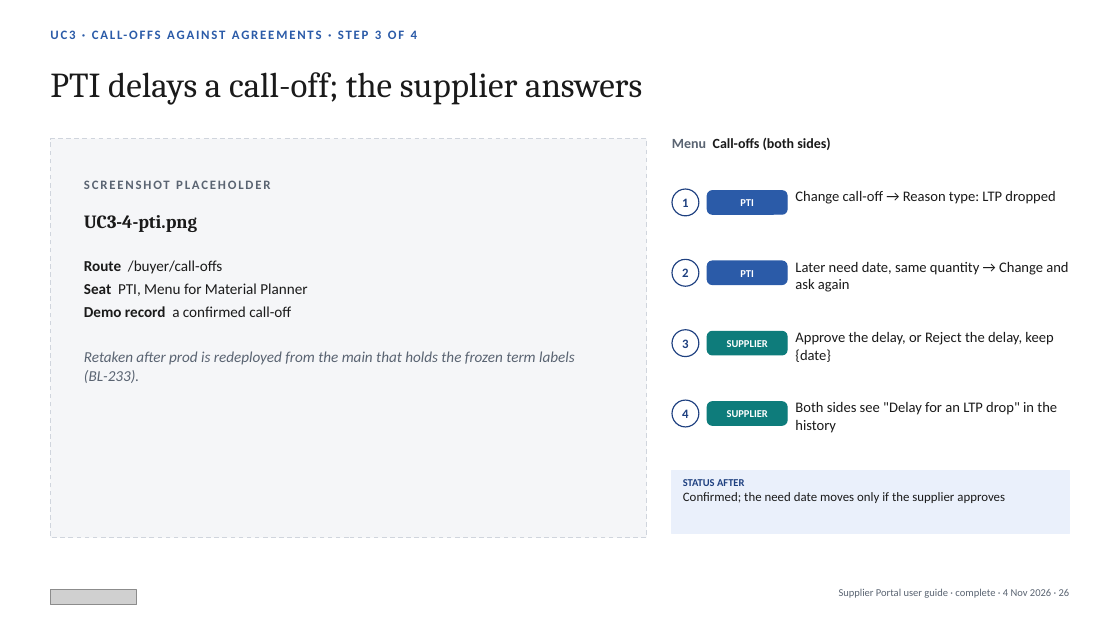
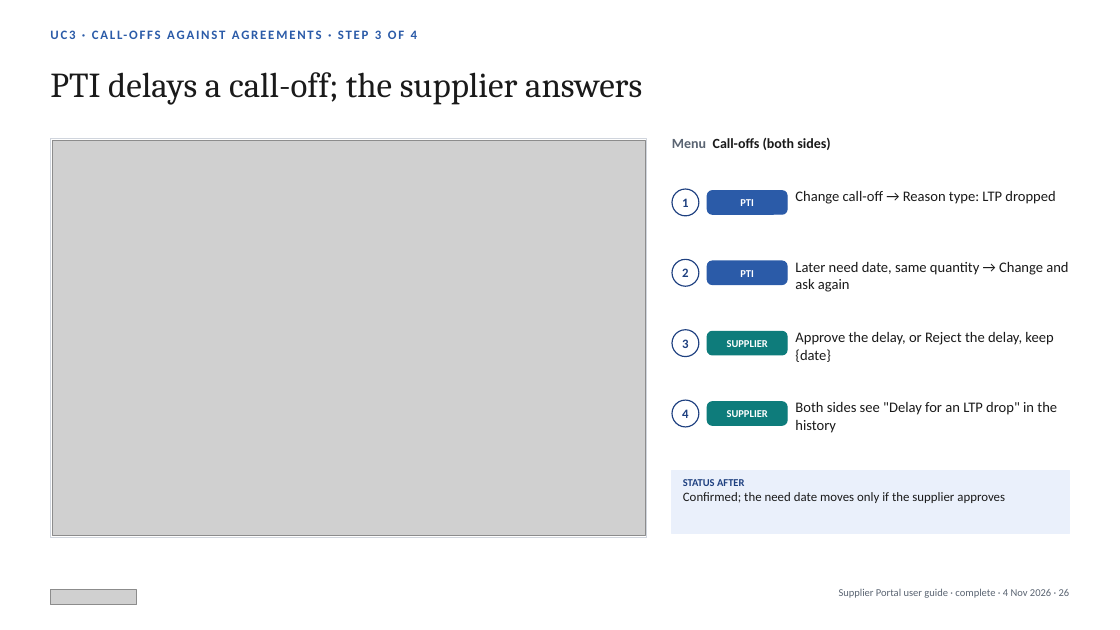
Before and after one commit to javal999/paragon-supplier-portal, a slide deck: slide 26 of docs/supplier-hub/user-guide/Paragon-Supplier-Portal-User-Guide.pptx. Drawn at 1120x630 pixels with LibreOffice and Linux fonts; fonts in the diff are those of the drawing; grey boxes stand for pictures. Boxes give left, top, right and bottom in pixels: in the first picture for what was removed or moved away, otherwise in the second. Text is boxed around its words. In the diff, an @@ line names an element or a change of style, - is before the commit and + after.

```diff
--- a/docs/supplier-hub/user-guide/Paragon-Supplier-Portal-User-Guide.pptx
+++ b/docs/supplier-hub/user-guide/Paragon-Supplier-Portal-User-Guide.pptx
@@ rectangle at [50, 139, 647, 538]: fill #F5F6F8 to #FFFFFF; outline #D0D5DD 1 pt dashed to #D0D5DD 0.75 pt @@
@@ picture added at [52, 140, 645, 536] @@
@@ text removed at [84, 180, 270, 189] @@
-SCREENSHOT PLACEHOLDER
@@ text removed at [84, 215, 197, 232] @@
-UC3-4-pti.png
@@ text removed at [84, 260, 575, 383] @@
-Route /buyer/call-offs
-Seat PTI, Menu for Material Planner
-Demo record a confirmed call-off
-Retaken after prod is redeployed from the main that holds the frozen term labels (BL-233).
```
Also in this commit, not shown: 36 other slides changed, 40 other files.
